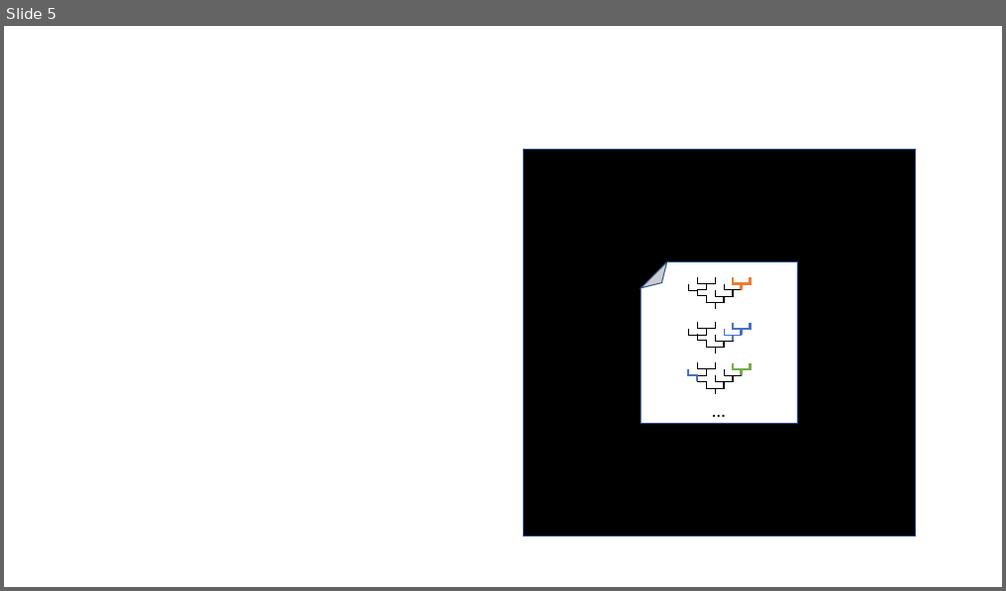
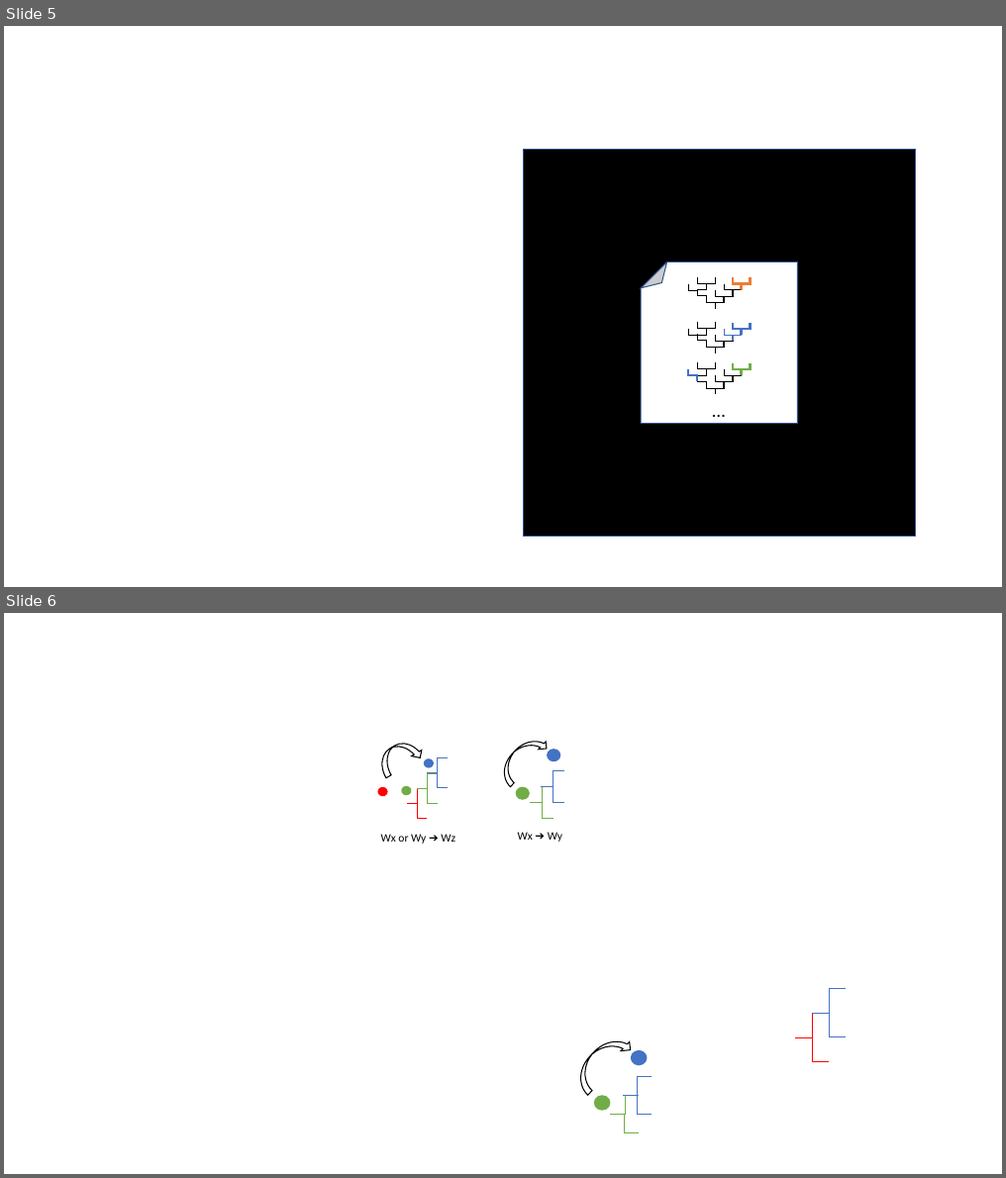
Before and after one commit to Teuira/fitmodelqt, a slide deck: src/assets/Assets.pptx. Shown one above the other, each under a label of ours: slide 5 before the commit, slides 5 and 6 after it. The pictures are 1006x591 and 1006x1178 pixels, drawn with LibreOffice and Linux fonts; fonts in the diff are those of the drawing. Boxes give left, top, right and bottom in pixels: in the first picture for what was removed or moved away, otherwise in the second. Text is boxed around its words. In the diff, an @@ line names an element or a change of style, - is before the commit and + after.

```diff
--- a/src/assets/Assets.pptx
+++ b/src/assets/Assets.pptx
@@ slide 6 added at (4, 613, 1002, 1174), background #FFFFFF @@
@@ group added at (374, 735, 455, 844): 6 elbow lines, 3 ellipses, 1 curved down arrow, 1 text @@
+Wx or Wy ➔ Wz
@@ group added at (495, 730, 564, 842): 4 elbow lines, 2 ellipses, 1 curved down arrow, 1 text @@
+Wx ➔ Wy
@@ elbow line added from (846, 989) to (813, 1014), #4472C4 1 pt @@
@@ elbow line added from (829, 1014) to (795, 1038), #FF0000 0.5 pt @@
@@ elbow line added from (813, 1014) to (846, 1038), #4472C4 1 pt @@
@@ curved down arrow added at (569, 1029, 635, 1096), outline #000000 1 pt @@
@@ ellipse added at (631, 1051, 648, 1065), fill #4472C4 @@
@@ elbow line added from (795, 1038) to (829, 1062), #FF0000 0.5 pt @@
@@ ellipse added at (594, 1096, 611, 1111), fill #70AD47 @@
@@ group added at (611, 1077, 651, 1133): 4 elbow lines @@
```
Also in this commit, not shown: 1 other slide added, 2 slides removed, 13 other files.
